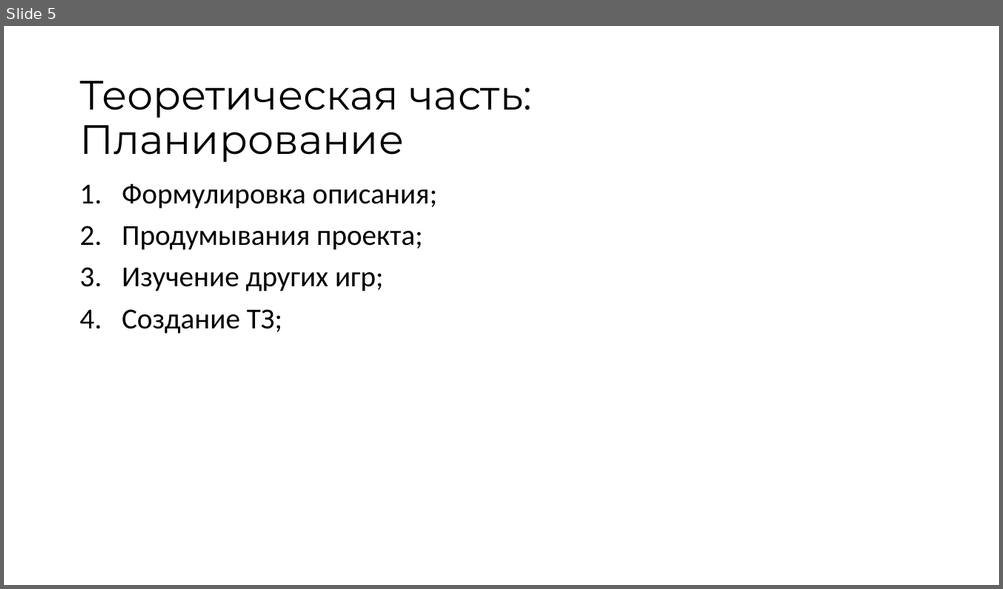
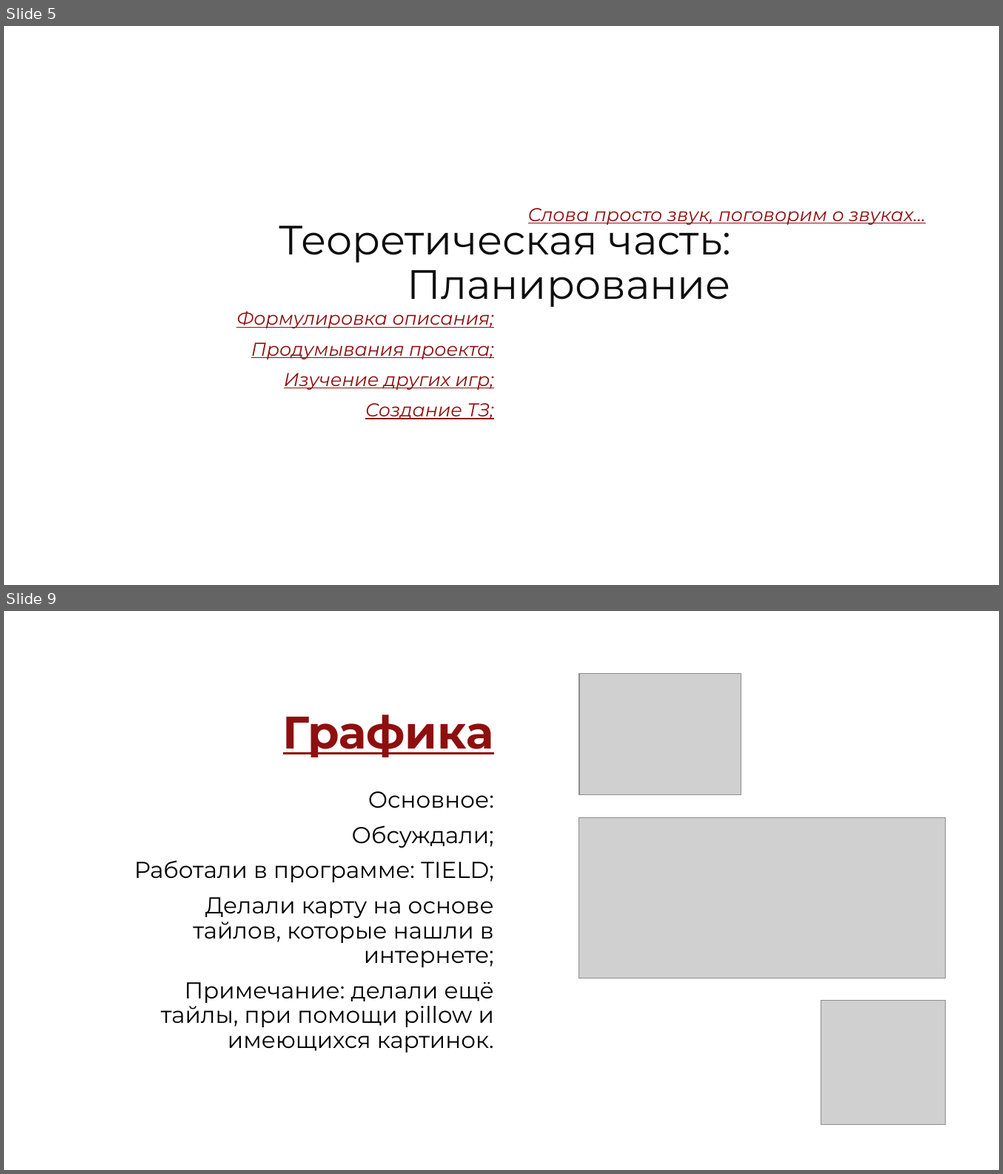
Before and after one commit to Batonchi/gameProject, a slide deck: проект ял2.pptx. Shown one above the other, each under a label of ours: slide 5 before the commit, slides 5 and 9 after it; the slides between them are not shown. The pictures are 1003x589 and 1003x1174 pixels, drawn with LibreOffice and Linux fonts; fonts in the diff are those of the drawing; grey boxes stand for pictures. Boxes give left, top, right and bottom in pixels: in the first picture for what was removed or moved away, otherwise in the second. Text is boxed around its words. In the diff, an @@ line names an element or a change of style, - is before the commit and + after.

```diff
--- a/проект ял2.pptx
+++ b/проект ял2.pptx
@@ slide 9 added at (x1=4, y1=611, x2=999, y2=1170), background #FFFFFF @@
@@ picture added at (x1=579, y1=674, x2=741, y2=795) @@
@@ title added at (x1=283, y1=715, x2=494, y2=758), 44 pt, text #8F0F0F, bold, underline @@
+Графика
@@ text added at (x1=134, y1=792, x2=494, y2=1053), 22.2 pt, text #000000 @@
+Основное:
+Обсуждали;
+Работали в программе: TIELD;
+Делали карту на основе тайлов, которые нашли в интернете;
+Примечание: делали ещё тайлы, при помощи pillow и имеющихся картинок.
@@ picture added at (x1=579, y1=817, x2=945, y2=978) @@
@@ picture added at (x1=821, y1=1001, x2=945, y2=1126) @@
@@ slide 5 changed as well @@
@@ title "Теоретическая часть: Планирование" moved from (x1=79, y1=81, x2=532, y2=162) to (x1=279, y1=215, x2=731, y2=307) @@
@@ title "Теоретическая часть: Планирование" at (x1=279, y1=215, x2=731, y2=307): text colour #000000 to #0D0D0D; alignment left to right @@
@@ text added at (x1=528, y1=208, x2=925, y2=225), 18 pt, text #8F0F0F, italic, underline @@
+Слова просто звук, поговорим о звуках…
@@ text "Формулировка описания;" moved from (x1=122, y1=184, x2=438, y2=334) to (x1=236, y1=311, x2=494, y2=420) @@
@@ text "Формулировка описания;" at (x1=236, y1=311, x2=494, y2=420): size 28 to 18 pt, font Calibri to Montserrat, text colour #000000 to #8F0F0F, italic on, underline on; alignment left to right; bullet 1. to none @@
```
Also in this commit, not shown: 6 other slides changed, 3 other slides added, 4 slides removed, 1 other file.
